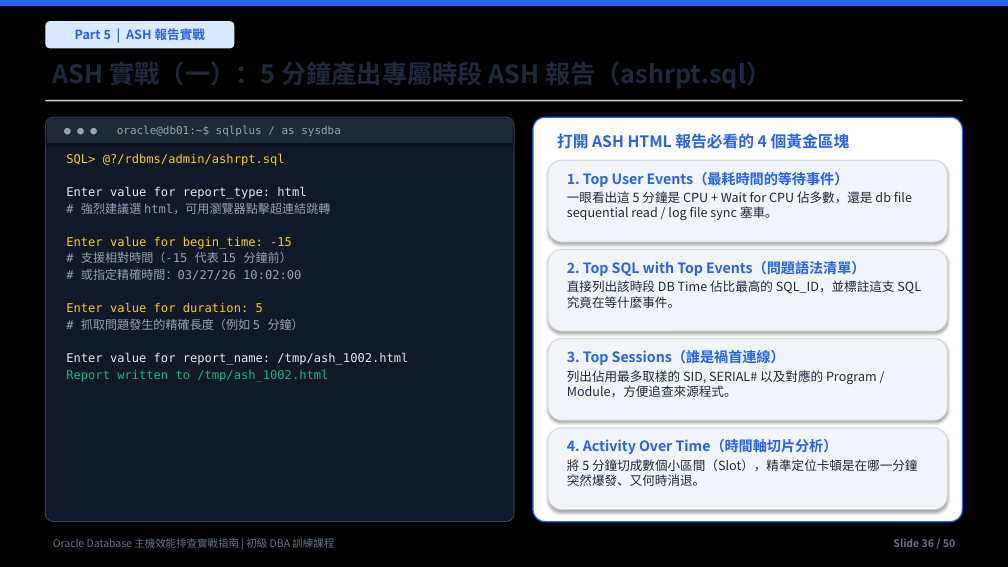
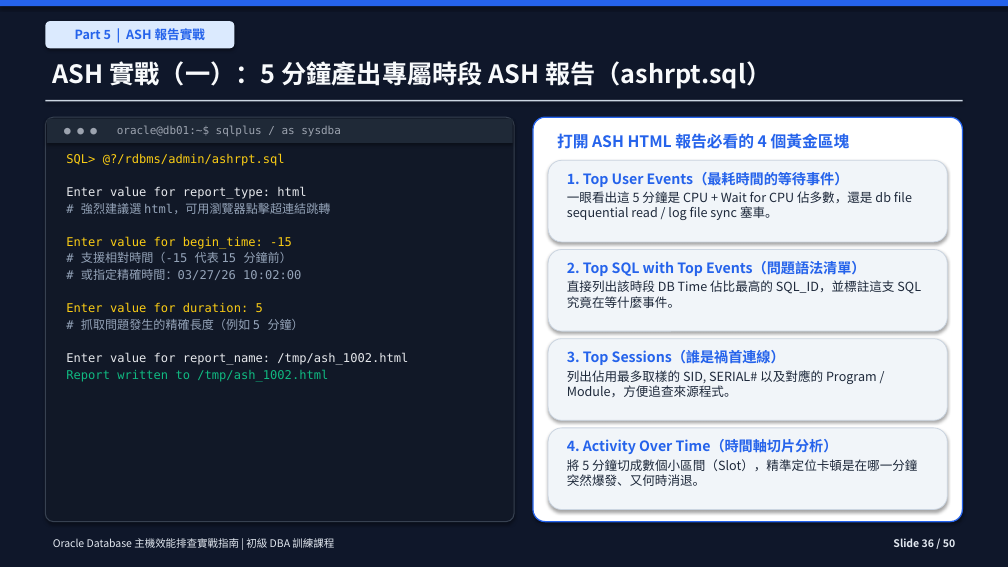
Before and after one commit to YouAreTheBlueSky/Oracle-DBA-Training-Docs, a slide deck: slide 41 of deliver_beginner/06_Oracle_DBA_效能診斷與調校_v2.pptx. Drawn at 1008x567 pixels with LibreOffice and Linux fonts; fonts in the diff are those of the drawing. Boxes give left, top, right and bottom in pixels: in the first picture for what was removed or moved away, otherwise in the second. Text is boxed around its words. In the diff, an @@ line names an element or a change of style, - is before the commit and + after.

```diff
--- a/deliver_beginner/06_Oracle_DBA_效能診斷與調校_v2.pptx
+++ b/deliver_beginner/06_Oracle_DBA_效能診斷與調校_v2.pptx
@@ background #000000 to #0F172A @@
@@ text "ASH 實戰（一）：5 分鐘產出專屬時段 ASH 報告（ashrpt.sql）" at (x1=53, y1=61, x2=771, y2=89): text colour #1E293B to none @@
@@ text "Oracle Database 主機效能排查實戰指南 | 初級 ..." at (x1=53, y1=538, x2=334, y2=548): text colour #64748B to none @@
@@ text "Slide 36 / 50" at (x1=893, y1=538, x2=955, y2=547): text colour #64748B to none @@
```
Also in this commit, not shown: 6 other slides changed, 2 other files.
